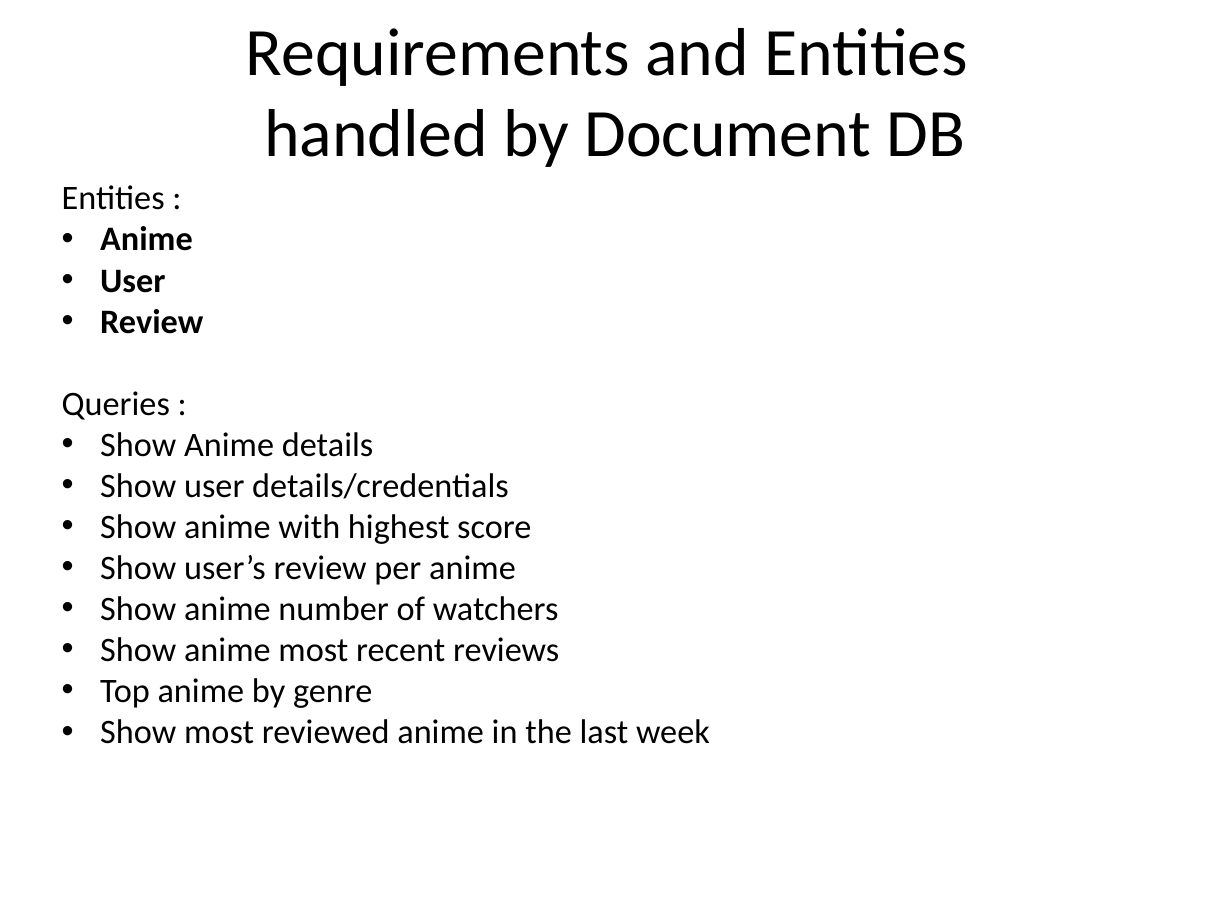
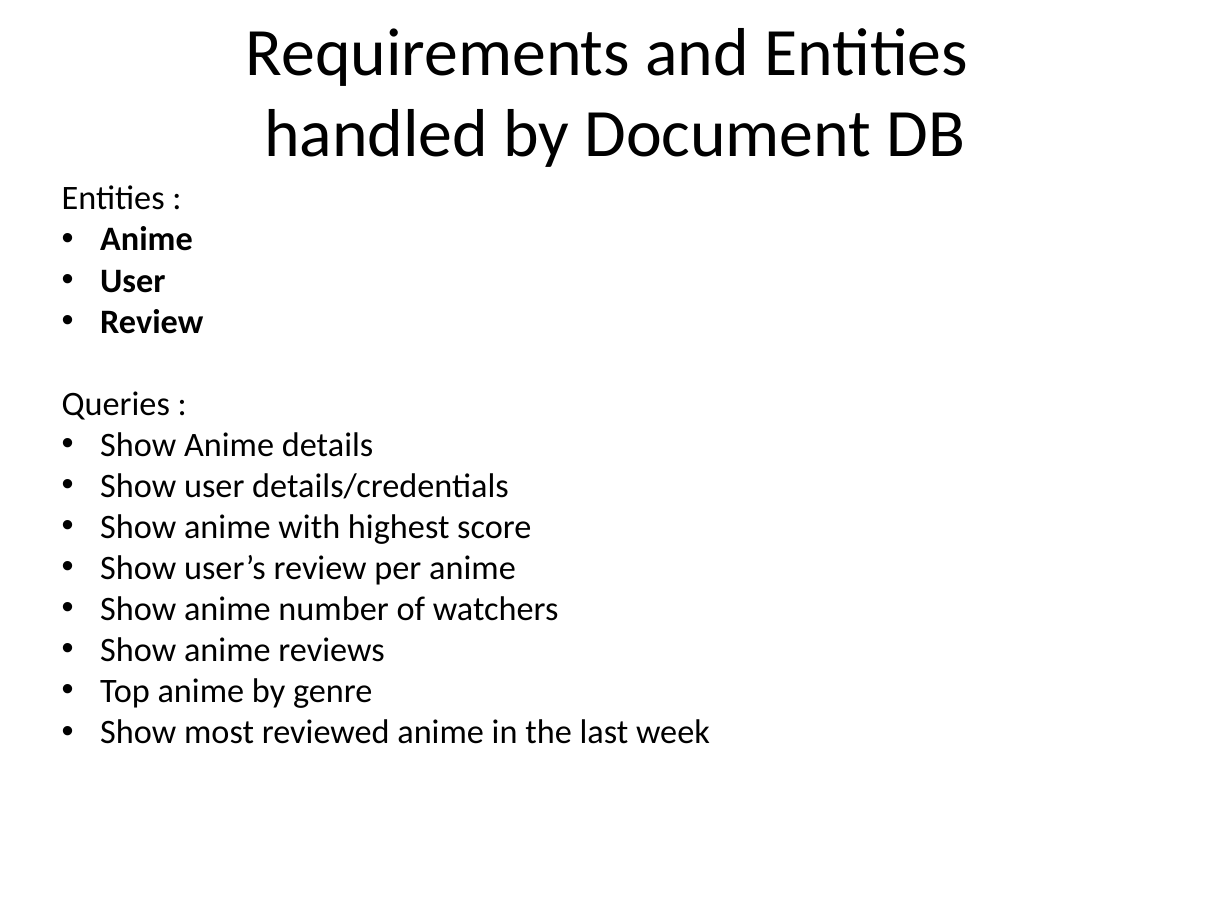
Before and after one commit to JacopoCarlon/LSMSDB_Project, a slide deck: slide 8 of 070_presentation/CarlonRiccardiElOurrak_ProjectDesignPresentation.pptx. Drawn at 1232x924 pixels with LibreOffice and Linux fonts; fonts in the diff are those of the drawing; background and template pictures are left out. Boxes give left, top, right and bottom in pixels: in the first picture for what was removed or moved away, otherwise in the second. Text is boxed around its words. In the diff, an @@ line names an element or a change of style, - is before the commit and + after.

```diff
--- a/070_presentation/CarlonRiccardiElOurrak_ProjectDesignPresentation.pptx
+++ b/070_presentation/CarlonRiccardiElOurrak_ProjectDesignPresentation.pptx
@@ text at [100, 637, 384, 662]: text changed @@
-• Show anime most recent reviews
+• Show anime reviews
```
Also in this commit, not shown: 3 other slides changed, 4 other files.
